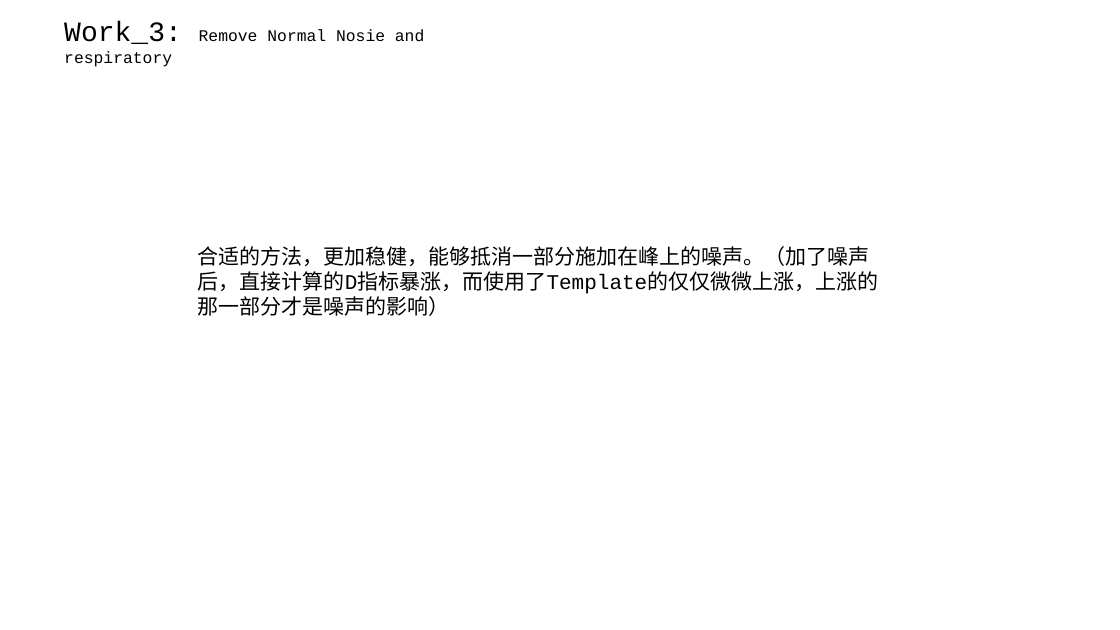
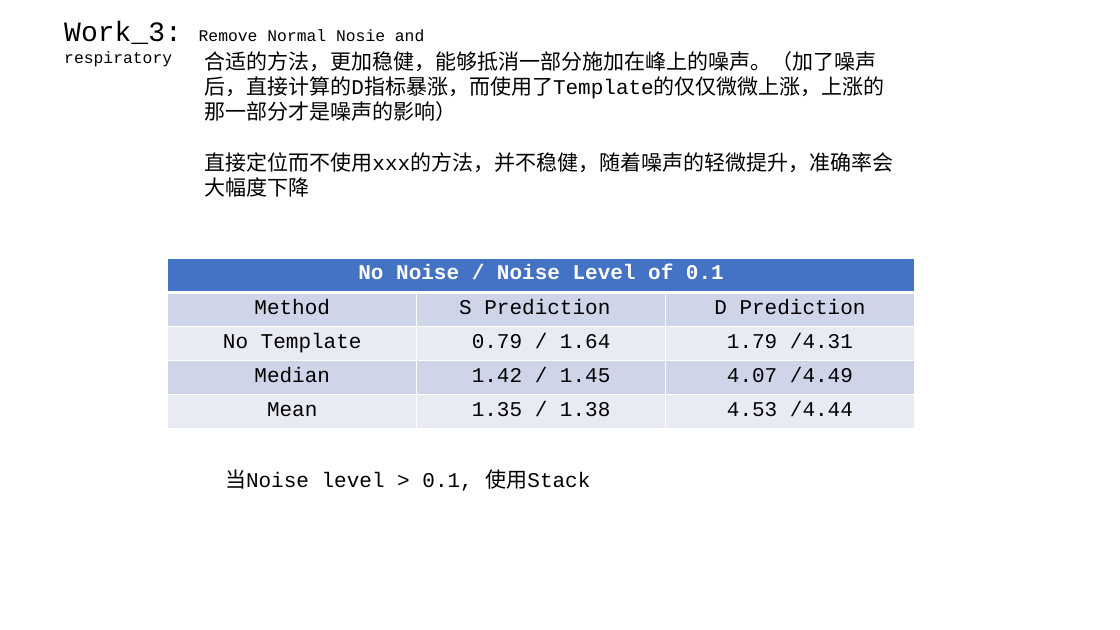
Before and after one commit to A-Big-Tortoise/Presentation, a slide deck: slide 9 of Presentation_918_JiayuChen.pptx. Drawn at 1120x630 pixels with LibreOffice and Linux fonts; fonts in the diff are those of the drawing. Boxes give left, top, right and bottom in pixels: in the first picture for what was removed or moved away, otherwise in the second. Text is boxed around its words. In the diff, an @@ line names an element or a change of style, - is before the commit and + after.

```diff
--- a/Presentation_918_JiayuChen.pptx
+++ b/Presentation_918_JiayuChen.pptx
@@ text "合适的方法，更加稳健，能够抵消一部分施加在峰上的噪声。（加了噪声后，直接计算的D指标暴涨，而使用了Template的仅仅 ...": place and size @@
-text "合适的方法，更加稳健，能够抵消一部分施加在峰上的噪声。（加了噪声后，直接计算的D指标暴涨，而使用了Template的仅仅 ..." at [198,246,878,316]
+text "合适的方法，更加稳健，能够抵消一部分施加在峰上的噪声。（加了噪声后，直接计算的D指标暴涨，而使用了Template的仅仅 ..." at [204,51,893,197]
@@ text at [204,152,893,197]: paragraph added @@
+直接定位而不使用xxx的方法，并不稳健，随着噪声的轻微提升，准确率会大幅度下降
@@ table added at [168,258,914,429], 5 rows, 3 columns @@
+No Noise / Noise Level of 0.1 |  | 
+Method | S Prediction | D Prediction
+No Template | 0.79 / 1.64 | 1.79 /4.31
+Median | 1.42 / 1.45 | 4.07 /4.49
+Mean | 1.35 / 1.38 | 4.53 /4.44
@@ text added at [225,469,590,491], 18 pt, text #000000 @@
+当Noise level > 0.1, 使用Stack
```
Also in this commit, not shown: 5 other slides changed, 3 slides added, 3 slides removed.
